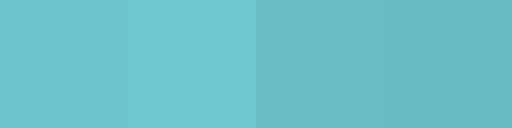
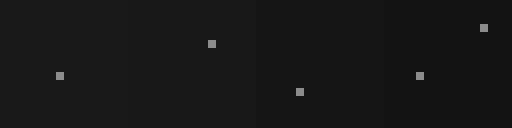
Two versions of the same layered image (512x128). Layer-by-layer changes:
painted on "Layer 2" over <box>0,0,512,128</box>
